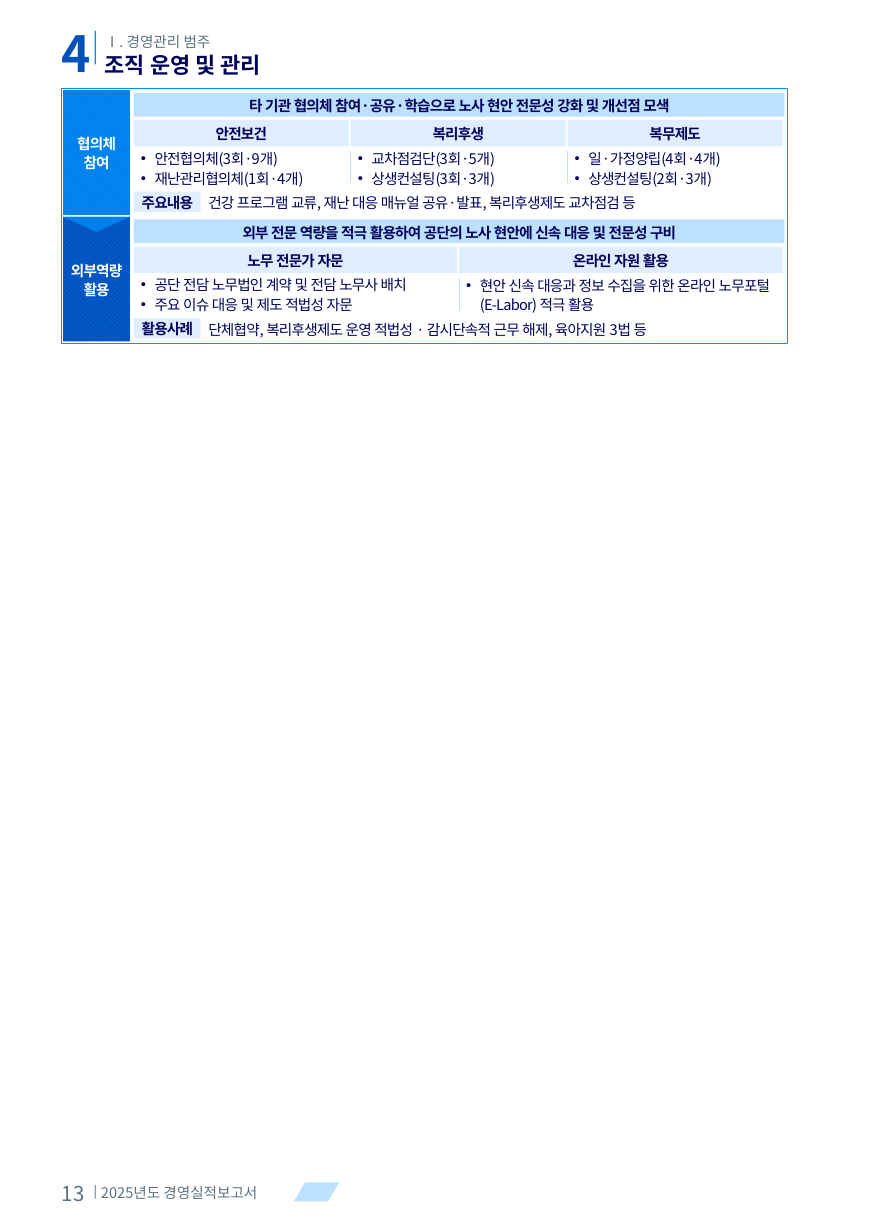
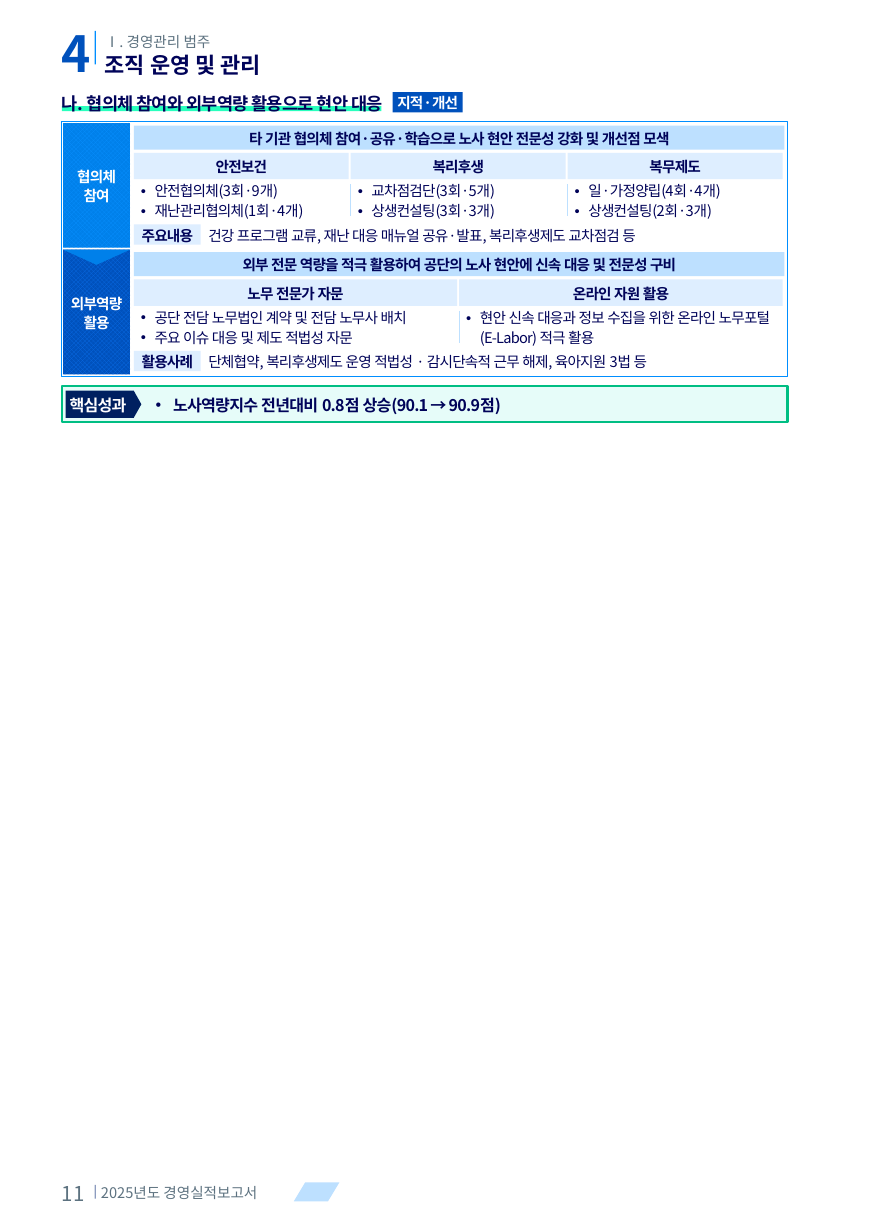
Before and after one commit to khjlsi-creator/claude, a slide deck: slide 11 of korad-경영평가-ppt/KORAD_경영평가_레이아웃_템플릿_A4세로.pptx (slide 13 before the commit). Drawn at 871x1232 pixels with LibreOffice and Linux fonts; fonts in the diff are those of the drawing. Boxes give left, top, right and bottom in pixels: in the first picture for what was removed or moved away, otherwise in the second. Text is boxed around its words. In the diff, an @@ line names an element or a change of style, - is before the commit and + after.

```diff
--- a/korad-경영평가-ppt/KORAD_경영평가_레이아웃_템플릿_A4세로.pptx
+++ b/korad-경영평가-ppt/KORAD_경영평가_레이아웃_템플릿_A4세로.pptx
@@ rectangle added at <box>62,106,381,112</box>, fill #29FFBD @@
@@ text added at <box>62,92,382,115</box>, 12 pt, text #000359, bold @@
+나. 협의체 참여와 외부역량 활용으로 현안 대응
@@ rectangle added at <box>393,92,462,112</box>, fill #0051BC @@
@@ text added at <box>397,95,458,113</box>, 10 pt, text #FFFFFF, bold @@
+지적·개선
@@ 6 texts, 3 rectangles, 2 lines: place and size @@
-6 texts, 3 rectangles, 2 lines at <box>63,91,785,313</box>
+6 texts, 3 rectangles, 2 lines at <box>63,123,785,346</box>
@@ 12 texts, 9 rectangles, 1 freeform shape, 1 line: place and size @@
-12 texts, 9 rectangles, 1 freeform shape, 1 line at <box>62,88,788,343</box>
+12 texts, 9 rectangles, 1 freeform shape, 1 line at <box>62,121,788,376</box>
@@ rectangle added at <box>62,387,788,422</box>, fill #E6FCF9, outline #00BE83 1.5 pt @@
@@ pentagon arrow added at <box>65,391,141,418</box>, fill #002060 @@
@@ text added at <box>65,391,141,418</box>, 11 pt, text #FFFFFF, bold @@
+핵심성과
@@ text added at <box>173,397,501,414</box>, 11 pt, text #000359, bold @@
+• 노사역량지수 전년대비 0.8점 상승(90.1 → 90.9점)
@@ text at <box>62,1186,85,1201</box>: text changed @@
-13
+11
```
Also in this commit, not shown: 23 other slides changed, 7 slides added, 15 slides removed, 7 other files.
